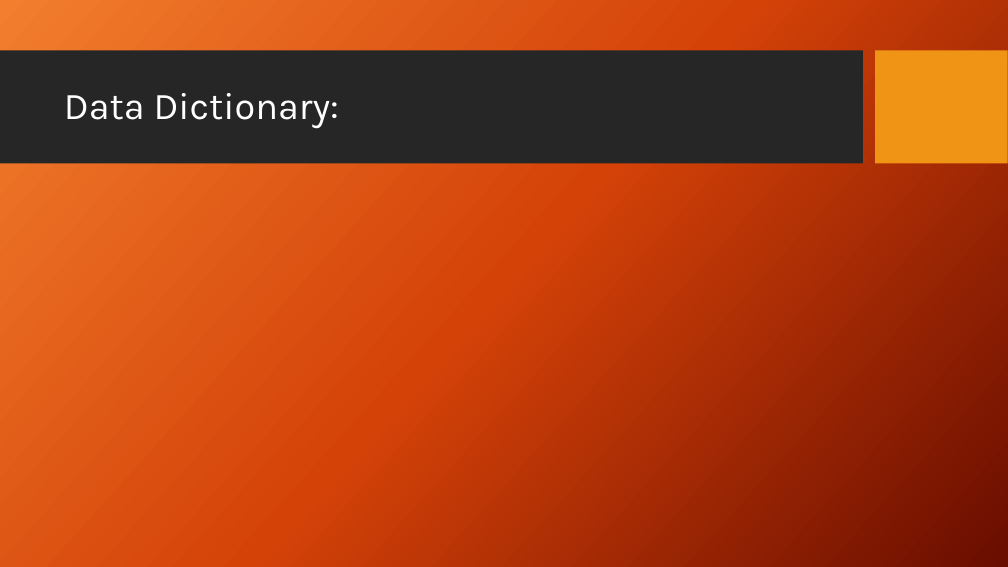
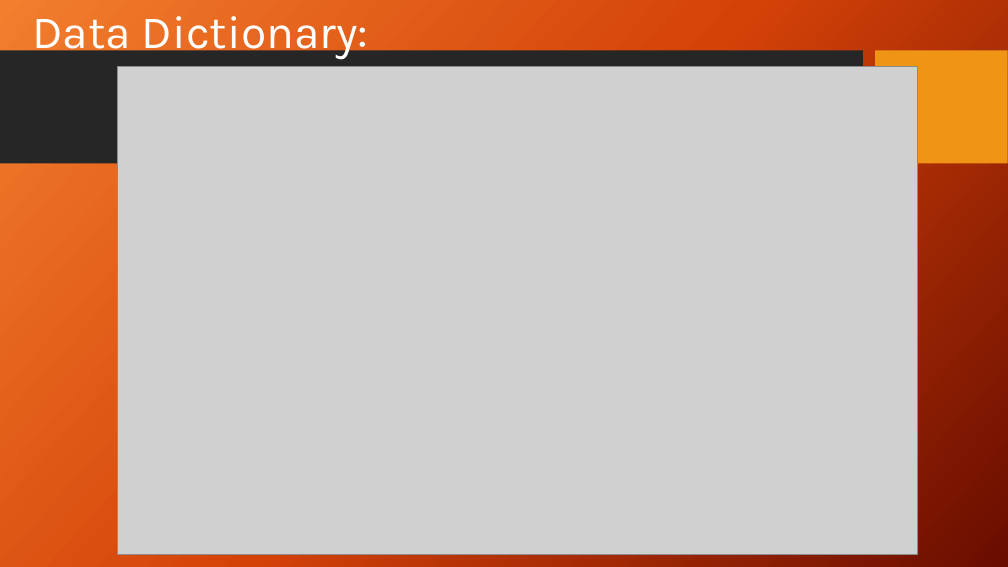
Before and after one commit to seans888/Blood-Findr, a slide deck: slide 17 of Documentation/Blood Findr (SYSADD2 presentation).pptx. Drawn at 1008x567 pixels with LibreOffice and Linux fonts; fonts in the diff are those of the drawing; grey boxes stand for pictures; background and template pictures are left out. Boxes give left, top, right and bottom in pixels: in the first picture for what was removed or moved away, otherwise in the second. Text is boxed around its words. In the diff, an @@ line names an element or a change of style, - is before the commit and + after.

```diff
--- a/Documentation/Blood Findr (SYSADD2 presentation).pptx
+++ b/Documentation/Blood Findr (SYSADD2 presentation).pptx
@@ title "Data Dictionary:": place and size @@
-title "Data Dictionary:" at box(64, 93, 339, 128)
+title "Data Dictionary:" at box(32, 16, 368, 59)
@@ title "Data Dictionary:" at box(32, 16, 368, 59): size 36 to 44 pt @@
@@ picture added at box(117, 67, 917, 554) @@
```
Also in this commit, not shown: 2 slides added, 2 other files.
